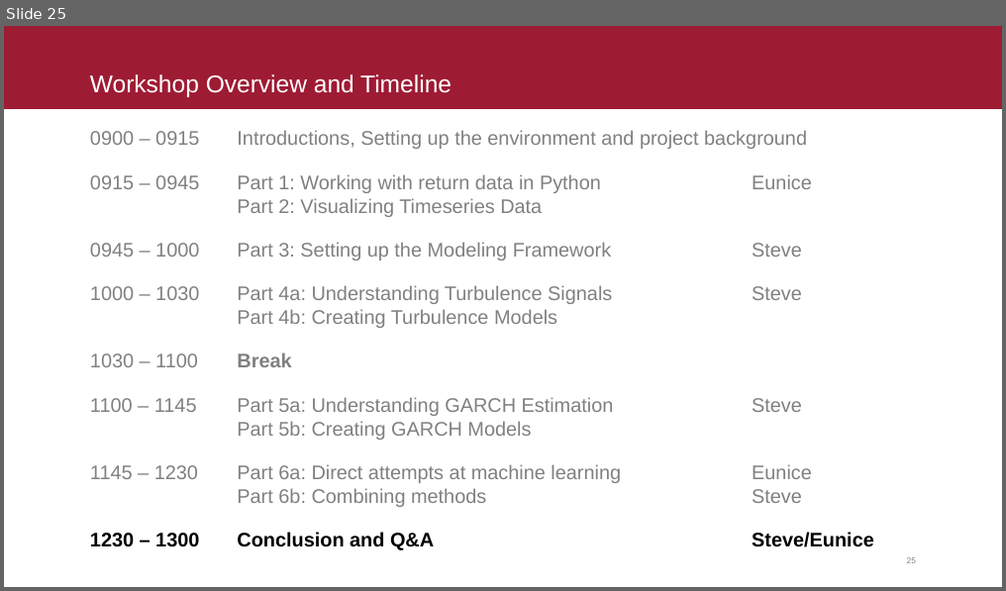
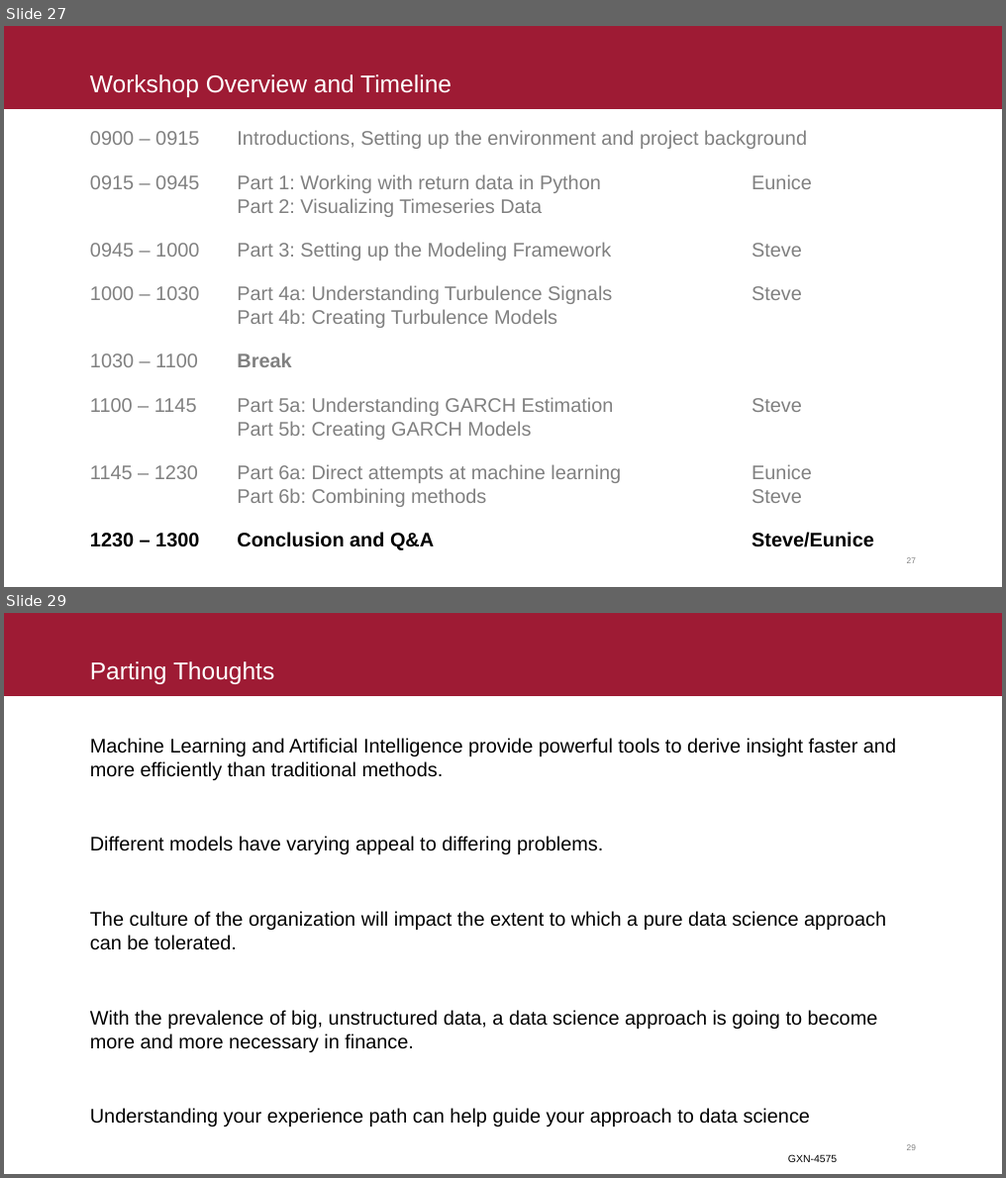
Before and after one commit to fintechsteve/modeling-volatility, a slide deck: Presentation/ODSC Modeling Volatility - Lawrence Hameyie-Sanon.pptx. Shown one above the other, each under a label of ours: slide 25 before the commit, slides 27 and 29 after it; the slides between them are not shown. The pictures are 1006x591 and 1006x1178 pixels, drawn with LibreOffice and Linux fonts; fonts in the diff are those of the drawing. Boxes give left, top, right and bottom in pixels: in the first picture for what was removed or moved away, otherwise in the second. Text is boxed around its words. In the diff, an @@ line names an element or a change of style, - is before the commit and + after.

```diff
--- a/Presentation/ODSC Modeling Volatility - Lawrence Hameyie-Sanon.pptx
+++ b/Presentation/ODSC Modeling Volatility - Lawrence Hameyie-Sanon.pptx
@@ slide 29 added at [4, 613, 1002, 1174], background #FFFFFF; not listed: 2 template elements that a slide beside it also shows @@
@@ title added at [90, 662, 274, 684], 26.5 pt, text #FFFFFF @@
+Parting Thoughts
@@ text added at [90, 738, 896, 1127], 21.5 pt, text #000000 @@
+Machine Learning and Artificial Intelligence provide powerful tools to derive insight faster and more efficiently than traditional methods.
+Different models have varying appeal to differing problems.
+The culture of the organization will impact the extent to which a pure data science approach can be tolerated.
+With the prevalence of big, unstructured data, a data science approach is going to become more and more necessary in finance.
+Understanding your experience path can help guide your approach to data science
@@ text added at [788, 1155, 837, 1162], 11.3 pt, text #000000 @@
+GXN-4575
@@ what was slide 25 is now slide 27 @@
```
Also in this commit, not shown: 1 slide changed, 3 other slides added, 10 other files.
